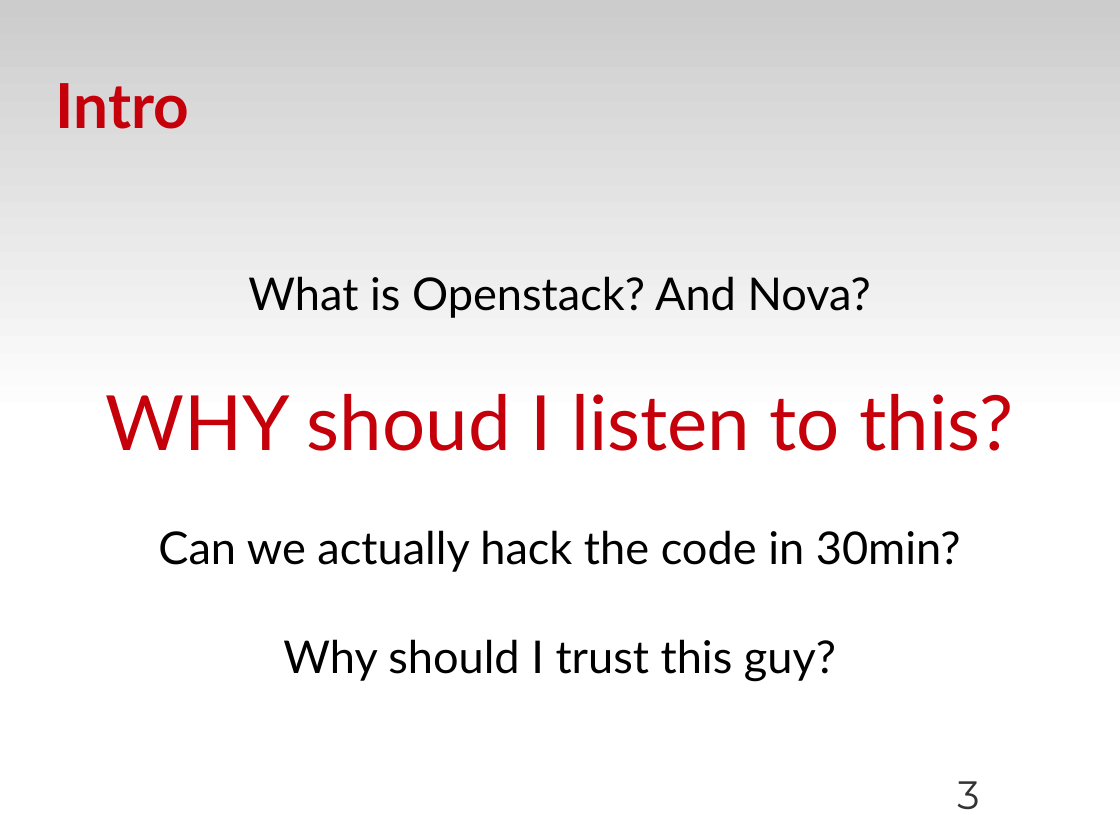
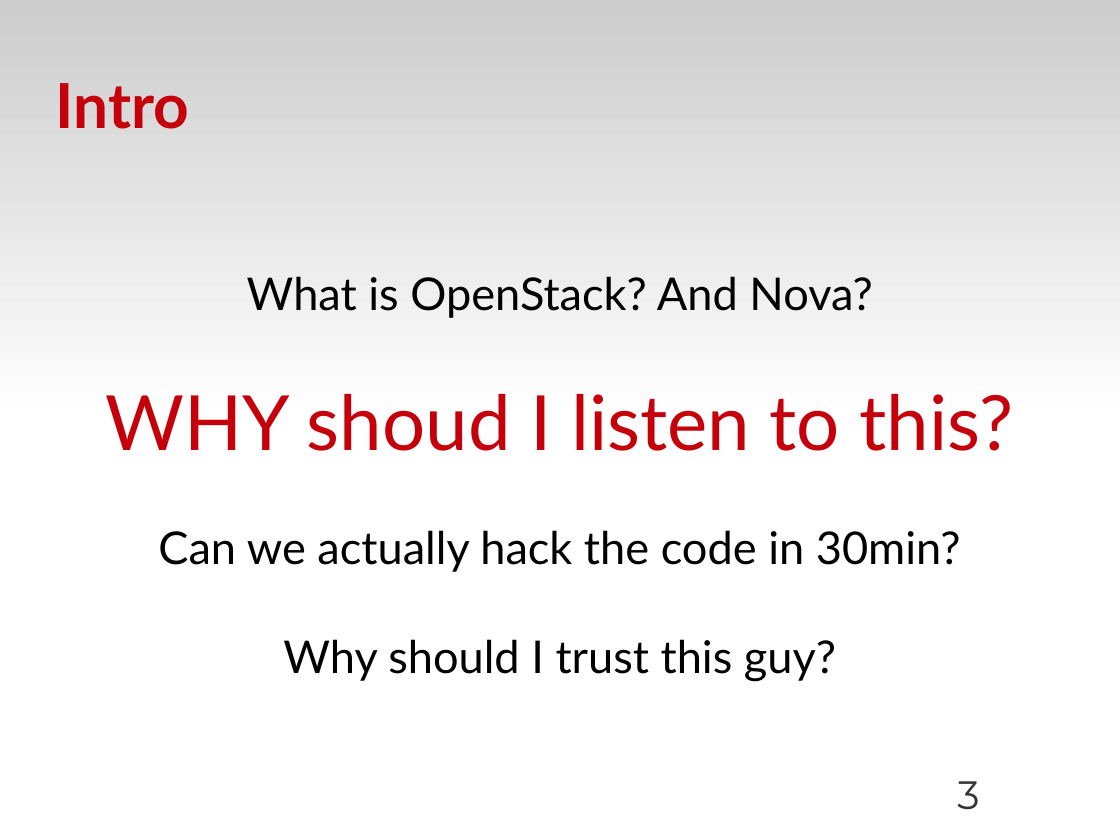
Before and after one commit to zyluo/talk-COSUG-2012, a slide deck: slide 3 of COSUG-2012.odp. Drawn at 1120x840 pixels with LibreOffice and Linux fonts; fonts in the diff are those of the drawing; background and template pictures are left out. Boxes give left, top, right and bottom in pixels: in the first picture for what was removed or moved away, otherwise in the second. Text is boxed around its words. In the diff, an @@ line names an element or a change of style, - is before the commit and + after.

```diff
--- a/COSUG-2012.odp
+++ b/COSUG-2012.odp
@@ subtitle at (247, 276, 872, 318): text changed @@
-What is Openstack? And Nova?
+What is OpenStack? And Nova?
```
Also in this commit, not shown: 9 other slides changed, 2 other files.
